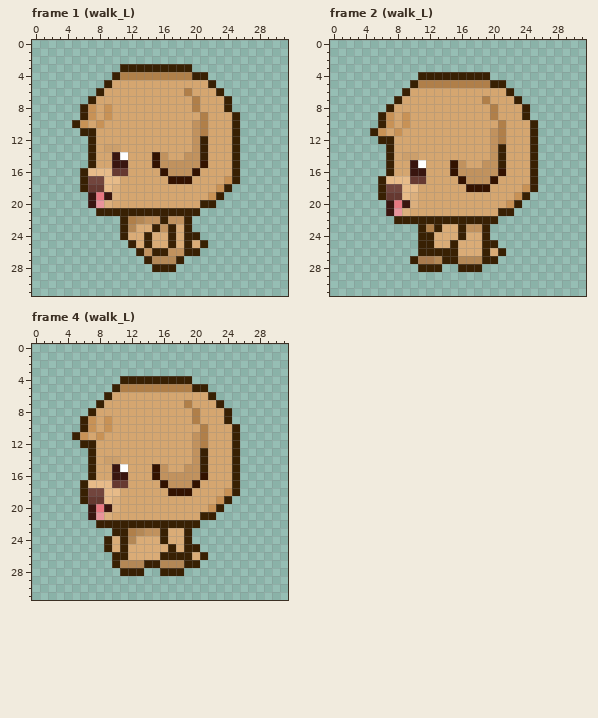
Pixel-art file, stored at Art/Character/characters.aseprite. The picture above was drawn from the file before the commit.
32x32 pixels, 26 frames. Colours within 5 levels of each other are drawn and written as one. Shown: frame 1 (walk_L), frame 2 (walk_L), frame 4 (walk_L). The commit also changed other frames, which this record leaves out.
Now the later version:
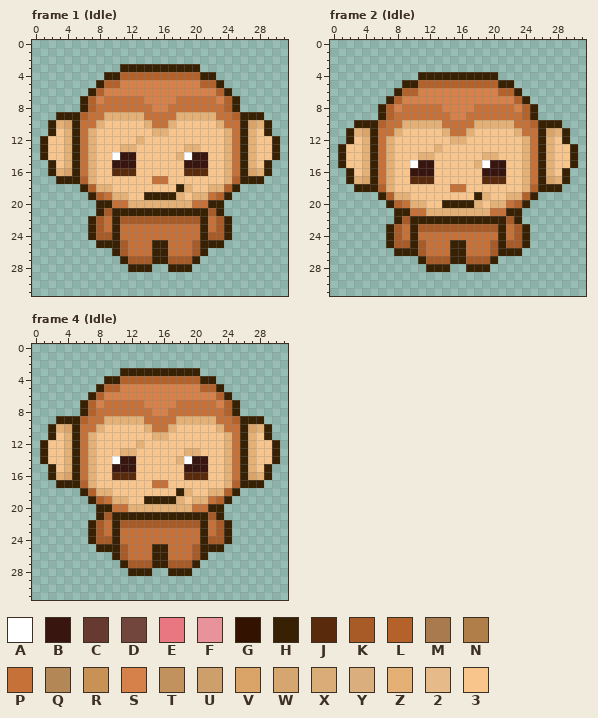
Palette (. is transparent): A #ffffff  B #39150f  C #663931  D #72453d  E #e87781  F #e8939b  G #331200  H #382003  J #5a2a0d  K #a95b27  L #b4622a  M #a97a4d  N #b07f49  P #c67138  Q #b48856  R #c89256  S #d58149  T #c1925e  U #cc9f6b  V #daa468  W #d5a670  X #daac77  Y #dbaf7d  Z #e5b075  2 #e7bb89  3 #f8c58c
The commit says: 캐릭터들 IDLE 애니메이션 생성 캐릭터들 IDLE 애니메이션 생성, 사자 갈기 수정
Change:
layer "lion.../body" now hidden
layer "lion.../arms" now hidden
layer "Monkey_real/body" now shown
layer "Monkey_real/arms" now shown
Changed rows in their new state; - is an unchanged pixel.
Frame 1 (Idle):
first column x 1:
 3 -------------------H----------
 4 --------H-LLLLLLLLLL-H--------
 5 -------HLLSSSSSSSSSSLLH-------
 6 ------HLSSSSSSSSSSSSSSLH------
 7 -----HLSPPPPPSSSSPPPPPSLH-----
 8 ------LPPPPPPPSSPPPPPPPLH-----
 9 --HHHLPPZZZZZPPPPZZZZZPPLHHH--
10 -HZV-PPZ33333ZPPZ33333ZPPHVZH-
11 -H3ZHPZ3333333ZZ3333333ZPHZ3H-
12 H33ZHPZ33333Z3333333333ZPHZ33H
13 H33ZHPZ333ZZ333333ZZ333ZPHZ33H
14 H33ZHPZ33ABB33333ZABB33ZPHZ33H
15 -H3ZHPZ33--B333333BBB33ZPHZ3H-
16 -HZVHPZ33JJJ333333JJJ33ZPHVZH-
17 --HHHLZ3333333PP3333333ZLHHH--
18 ------LZZ33333333HZ33ZZLH-----
19 ------HLPZZ33HHHHZ3ZZPLH------
20 ------.HHPPZZZZZZZZPP-H-------
21 --------K-----------HKH-------
22 ------HKPHKKKKKKKKKKHPKH------
23 ------HKPHPPPPPPPPPPHPKH------
24 ------HKKHPPPPPPPPPPHKKH------
25 -------HHHKPPPHHPPPK-HH-------
26 ---------HKPPP--PPPKH---------
27 ----------HKKKHHKKKH----------
28 -----------HHH..-HH-----------
Frame 2 (Idle):
first column x 1:
 4 -------------------H----------
 5 --------H-LLLLLLLLLL-H--------
 6 -------HLLSSSSSSSSSSLLH-------
 7 ------HLSSSSSSSSSSSSSSLH------
 8 -----HLSPPPPPSSSSPPPPPSLH-----
 9 ------LPPPPPPPSSPPPPPPPLH-----
10 --HHHLPPZZZZZPPPPZZZZZPPLHHH--
11 -HZV-PPZ33333ZPPZ33333ZPPHVZH-
12 -H3ZHPZ3333333ZZ3333333ZPHZ3H-
13 H33ZHPZ33333Z3333333333ZPHZ33H
14 H33ZHPZ333ZZ333333ZZ333ZPHZ33H
15 H33ZHPZ33ABB33333ZABB33ZPHZ33H
16 -H3ZHPZ33--B333333BBB33ZPHZ3H-
17 -HZVHPZ33JJJ333333JJJ33ZPHVZH-
18 --HHHLZ3333333PP3333333ZLHHH--
19 ------LZZ33333333HZ33ZZLH-----
20 ------HLPZZ33HHHHZ3ZZPLH------
21 ------.HHPPZZZZZZZZPP-H-------
22 --------K-----------HKH-------
23 ------HKPHKKKKKKKKKKHPKH------
24 ------HKPHPPPPPPPPPPHPKH------
25 ------HKKHKPPP-HPPPKHKKH------
26 -------HHHKPPP-HPPPK-HH-------
27 ---------.HKKK-HKKK-----------
28 ----------.--H-.--H-----------
Frame 4 (Idle):
first column x 1:
 3 ----------HHHHHHHHHH----------
 4 --------HHLLLLLLLLLLHH--------
 5 -------HLLSSSSSSSSSSLLH-------
 6 ------HLSSSSSSSSSSSSSSLH------
 7 -----HLSPPPPPSSSSPPPPPSLH-----
 8 -----HLPPPPPPPSSPPPPPPPLH-----
 9 --HHHLPPZZZZZPPPPZZZZZPPLHHH--
10 -HZVHPPZ33333ZPPZ33333ZPPHVZH-
11 -H3Z-PZ3333333ZZ3333333ZPHZ3H-
12 H33ZHPZ33333Z3333333333ZPHZ33H
13 H33ZHPZ333ZZ333333ZZ333ZPHZ33H
14 H33ZHPZ33ABB33333ZABB33ZPHZ33H
15 -H3ZHPZ33-BB333333BBB33ZPHZ3H-
16 -HZVHPZ33JJJ333333JJJ33ZPHVZH-
17 --HHHLZ3333333PP3333333ZLHHH--
18 ------LZZ33333333HZ33ZZL------
19 -----.HLPZZ33HHHHZ3ZZPL-------
20 ------.HHPPZZZZZZZZPPH--------
21 ------.HKHHHHHHHHHHH-KH-------
22 ------HKP-KKKKKKKKKKHPKH------
23 ------HKP-PPPPPPPPPPHPKH------
24 ------HKKHPPPPPPPPPPHKKH------
25 -------H-HKPPPHHPPPKHHH-------
26 ----------KPPPH-PPPK----------
27 ---------.HKKK-HKKK-----------
28 ----------.--H-.--H-----------
Boxes around the changes in both pictures, in picture pixels (x1, y1, x2, y2):
changed: (40, 64, 280, 272)
changed: (338, 72, 578, 272)
changed: (40, 368, 280, 576)
